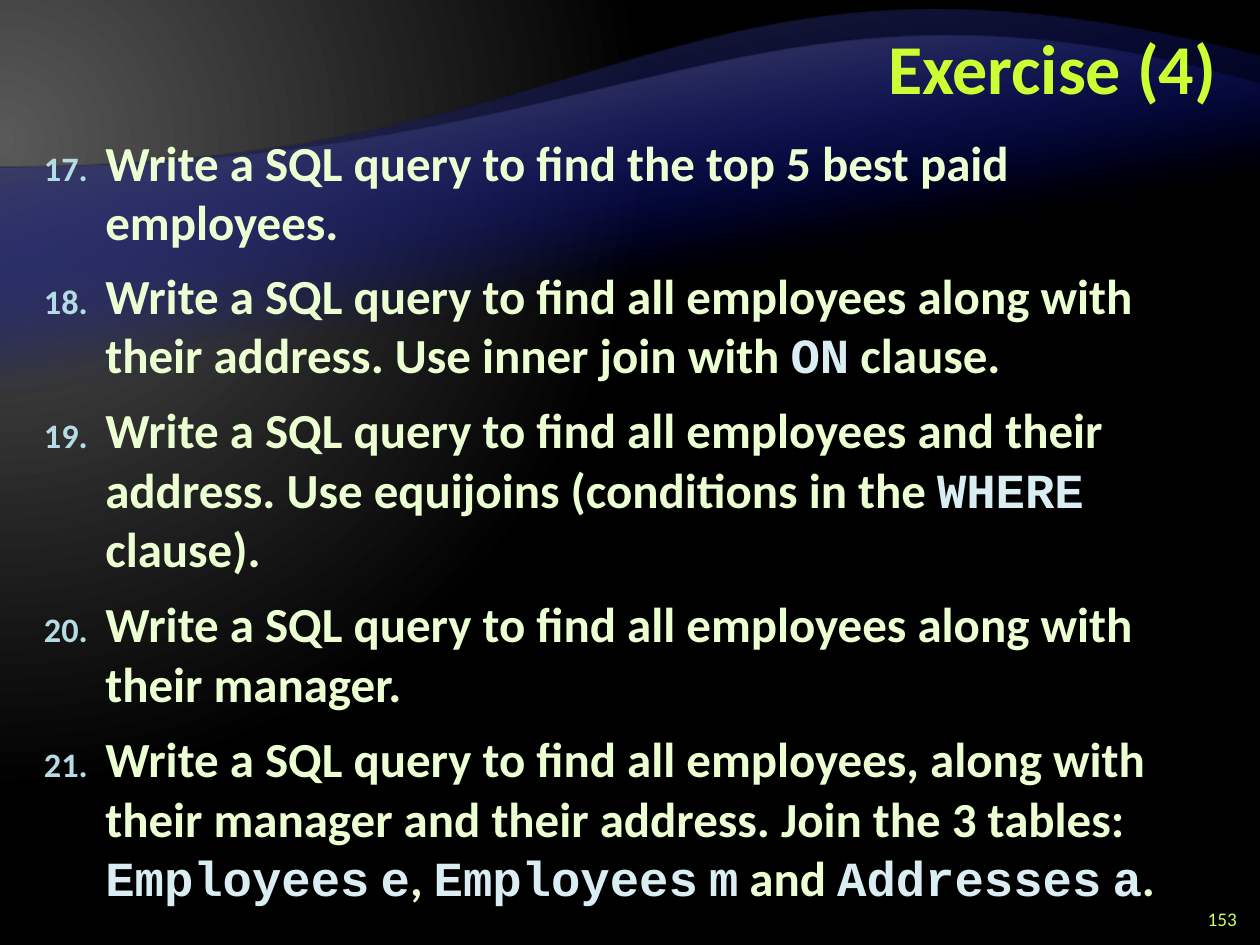
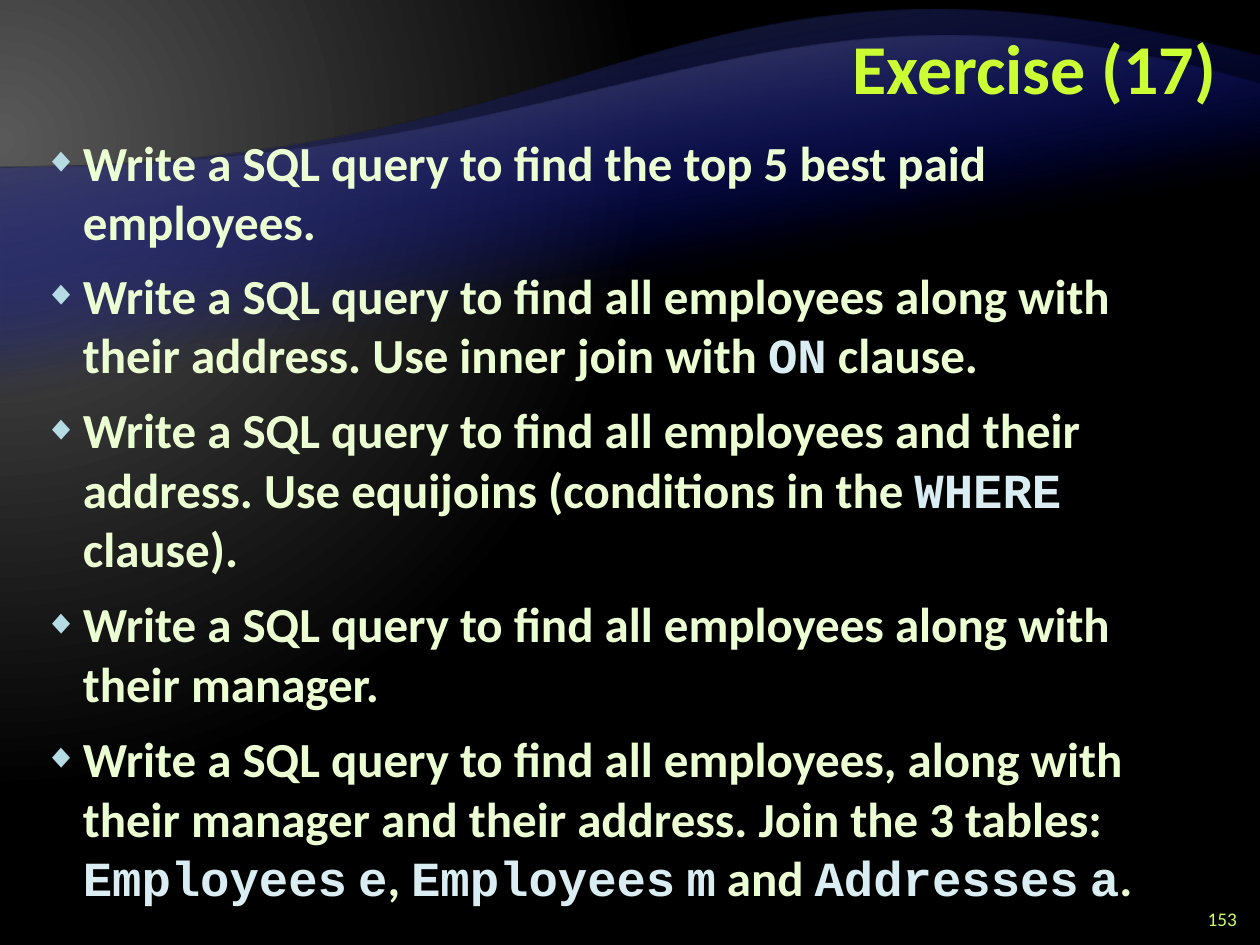
Before and after one commit to Graveheart/aspnetcourse, a slide deck: slide 153 of 2010/lectures/5. Databases, SQL and MS SQL Server.pptx. Drawn at 1260x945 pixels with LibreOffice and Linux fonts; fonts in the diff are those of the drawing; background and template pictures are left out. Boxes give left, top, right and bottom in pixels: in the first picture for what was removed or moved away, otherwise in the second. Text is boxed around its words. In the diff, an @@ line names an element or a change of style, - is before the commit and + after.

```diff
--- a/2010/lectures/5. Databases, SQL and MS SQL Server.pptx
+++ b/2010/lectures/5. Databases, SQL and MS SQL Server.pptx
@@ title at [853, 36, 1216, 105]: text changed @@
-Exercise (4)
+Exercise (17)
@@ text "Write a SQL query to ..." at [83, 141, 1132, 907]: bullet 1. to ◆ @@
```
Also in this commit, not shown: 10 other slides changed, 4 other files.
